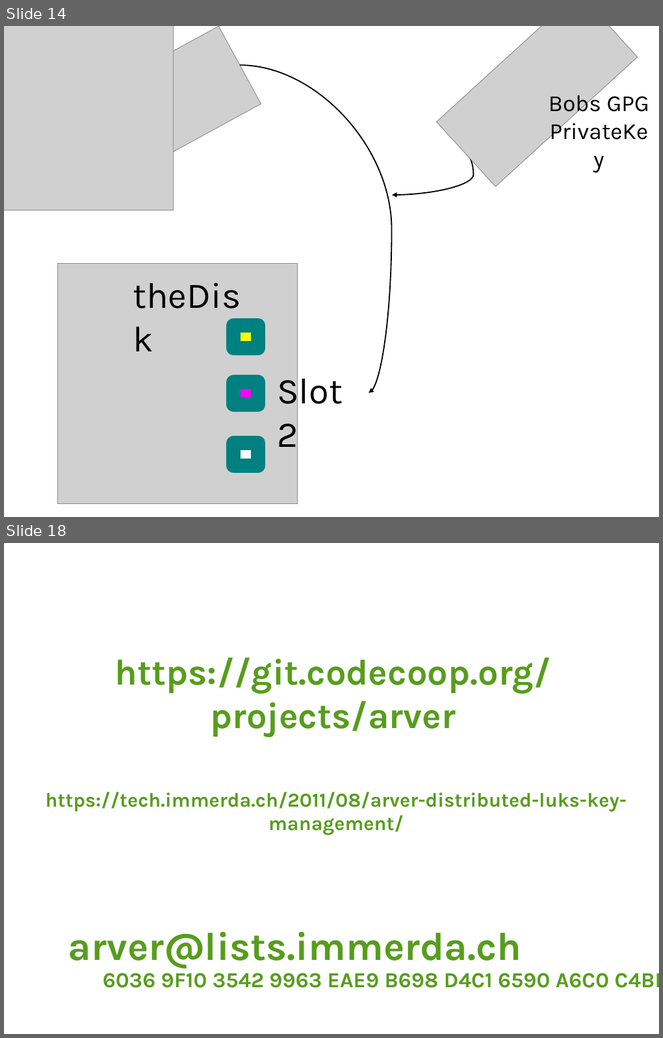
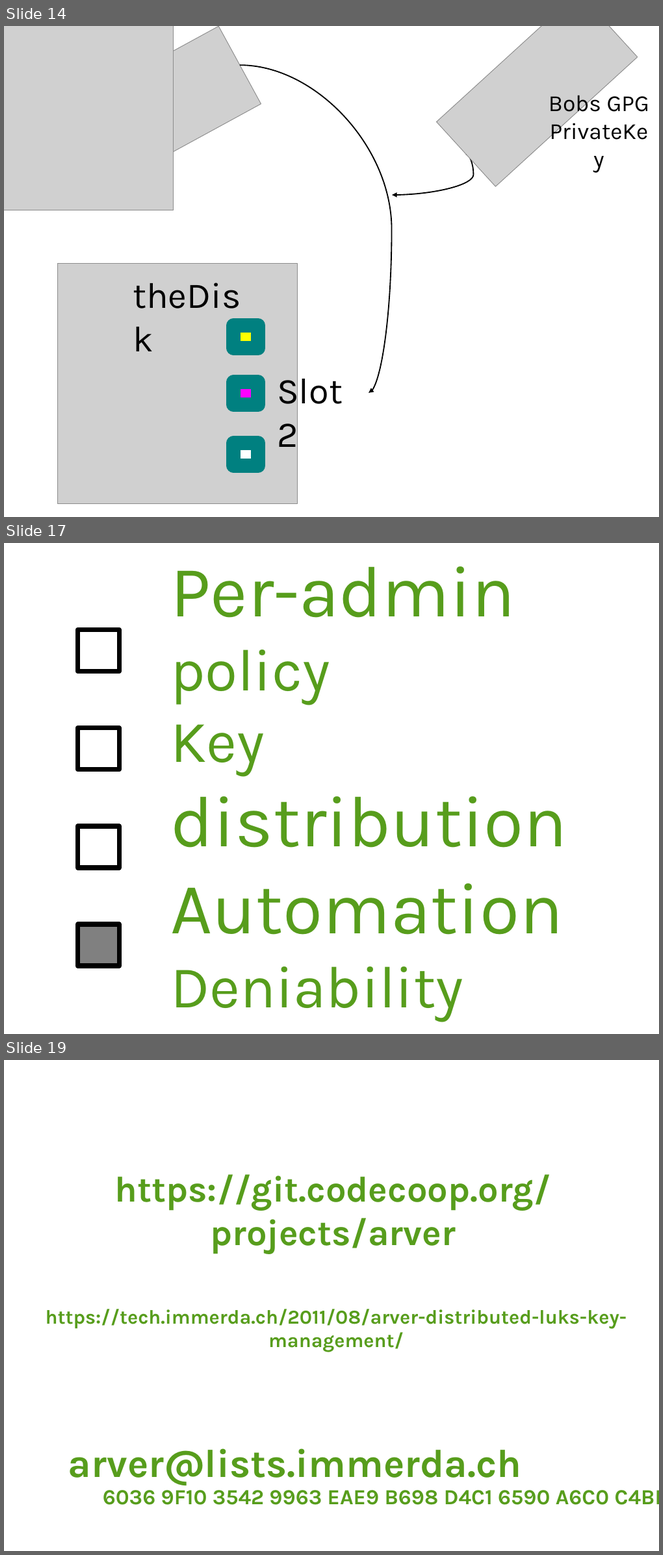
Before and after one commit to arver/arver, a slide deck: presentation/28c3.odp. Shown one above the other, each under a label of ours: slides 14 and 18 before the commit, slides 14, 17 and 19 after it; the slides between them are not shown. The pictures are 663x1038 and 663x1555 pixels, drawn with LibreOffice and Linux fonts; fonts in the diff are those of the drawing; grey boxes stand for pictures. Boxes give left, top, right and bottom in pixels: in the first picture for what was removed or moved away, otherwise in the second. Text is boxed around its words. In the diff, an @@ line names an element or a change of style, - is before the commit and + after.

```diff
--- a/presentation/28c3.odp
+++ b/presentation/28c3.odp
@@ slide 17 added at (4,543,659,1034), background #FFFFFF @@
@@ title added at (170,566,568,1022), 88 pt, text #579D1C @@
+Per-admin policy
+Key distribution
+Automation
+Deniability
@@ rectangle added at (77,630,119,672), fill #FFFFFF, outline #000000 5.75 pt @@
@@ rectangle added at (77,728,119,770), fill #FFFFFF, outline #000000 5.75 pt @@
@@ rectangle added at (77,826,119,868), fill #FFFFFF, outline #000000 5.75 pt @@
@@ rectangle added at (77,925,119,966), fill #808080, outline #000000 5.75 pt @@
@@ what was slide 18 is now slide 19 @@
```
Also in this commit, not shown: 4 slides changed, 1 other file.
